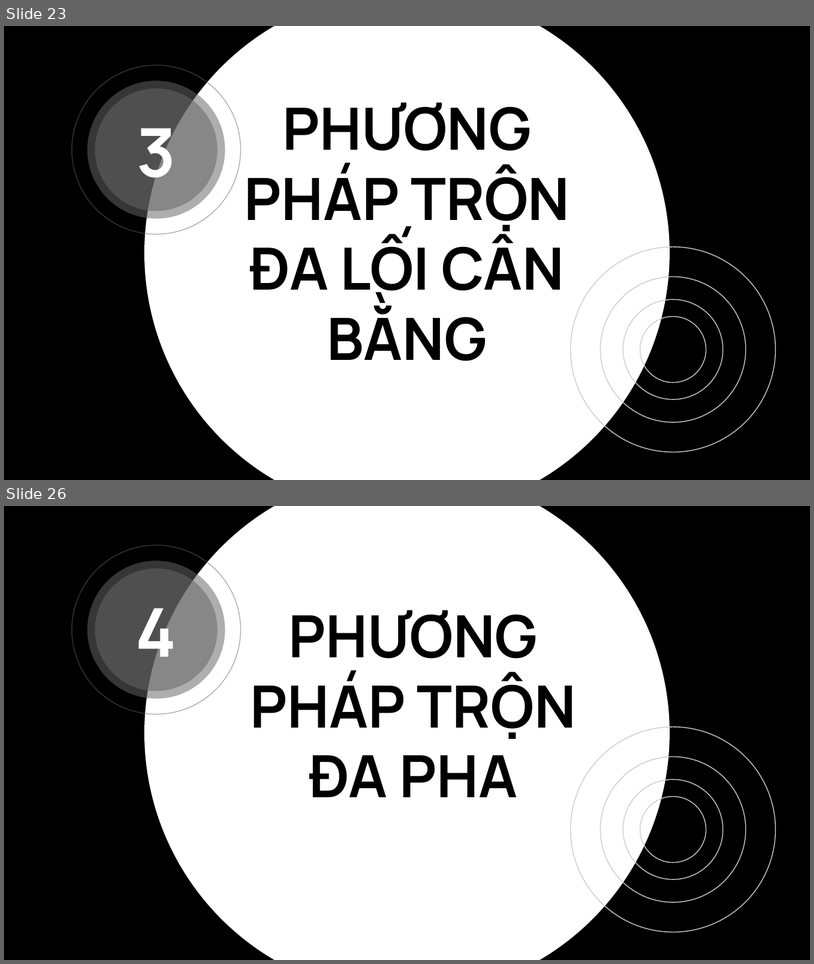
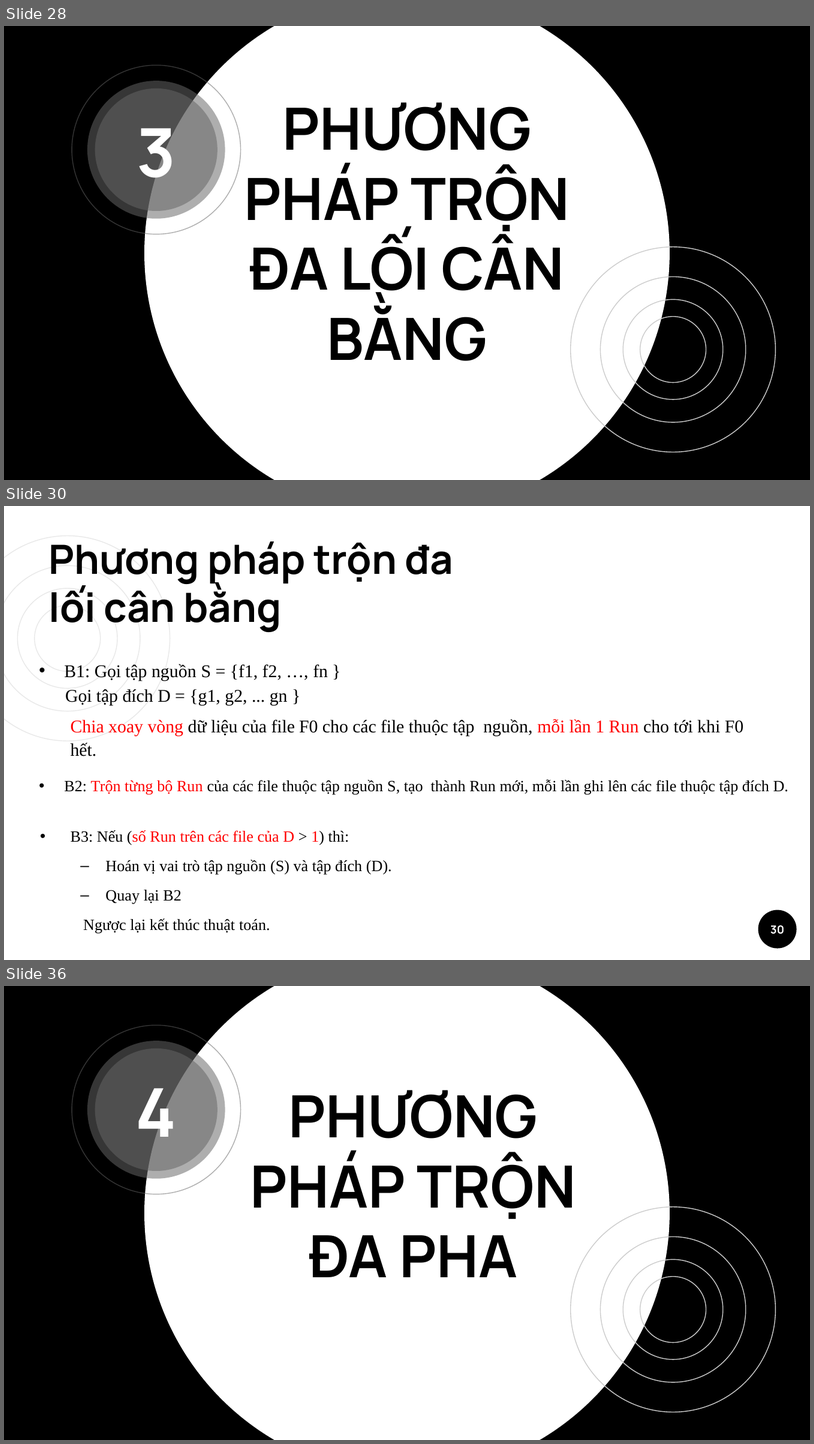
Before and after one commit to Nhatthanh1/CS523_N05, a slide deck: ExternalSort/ESshow.pptx. Shown one above the other, each under a label of ours: slides 23 and 26 before the commit, slides 28, 30 and 36 after it; the slides between them are not shown. The pictures are 814x964 and 814x1444 pixels, drawn with LibreOffice and Linux fonts; fonts in the diff are those of the drawing. Boxes give left, top, right and bottom in pixels: in the first picture for what was removed or moved away, otherwise in the second. Text is boxed around its words. In the diff, an @@ line names an element or a change of style, - is before the commit and + after.

```diff
--- a/ExternalSort/ESshow.pptx
+++ b/ExternalSort/ESshow.pptx
@@ slide 30 added at (x1=4, y1=506, x2=810, y2=960), background #FFFFFF @@
@@ title added at (x1=48, y1=541, x2=453, y2=632), 36 pt, text #000000, bold @@
+Phương pháp trộn đa lối cân bằng
@@ group added at (x1=4, y1=536, x2=170, y2=741): 4 ellipses @@
@@ text added at (x1=64, y1=664, x2=744, y2=756), 16 pt, text #000000 @@
+• B1: Gọi tập nguồn S = {f1, f2, …, fn }
+Gọi tập đích D = {g1, g2, ... gn }
+Chia xoay vòng dữ liệu của file F0 cho các file thuộc tập nguồn, mỗi lần 1 Run cho tới khi F0 hết.
@@ text added at (x1=64, y1=779, x2=789, y2=795), 14 pt, text #000000 @@
+• B2: Trộn từng bộ Run của các file thuộc tập nguồn S, tạo thành Run mới, mỗi lần ghi lên các file thuộc tập đích D.
@@ text added at (x1=71, y1=830, x2=392, y2=933), 14 pt, text #000000 @@
+• B3: Nếu (số Run trên các file của D > 1) thì:
+  – Hoán vị vai trò tập nguồn (S) và tập đích (D).
+  – Quay lại B2
+Ngược lại kết thúc thuật toán.
@@ ellipse added at (x1=759, y1=909, x2=797, y2=948), fill #000000 @@
@@ page number added at (x1=771, y1=925, x2=785, y2=934), 10 pt, text #FFFFFF, bold @@
+30
@@ what was slide 23 is now slide 28 @@
@@ what was slide 26 is now slide 36 @@
```
Also in this commit, not shown: 7 slides changed, 10 other slides added, 1 slide removed.
